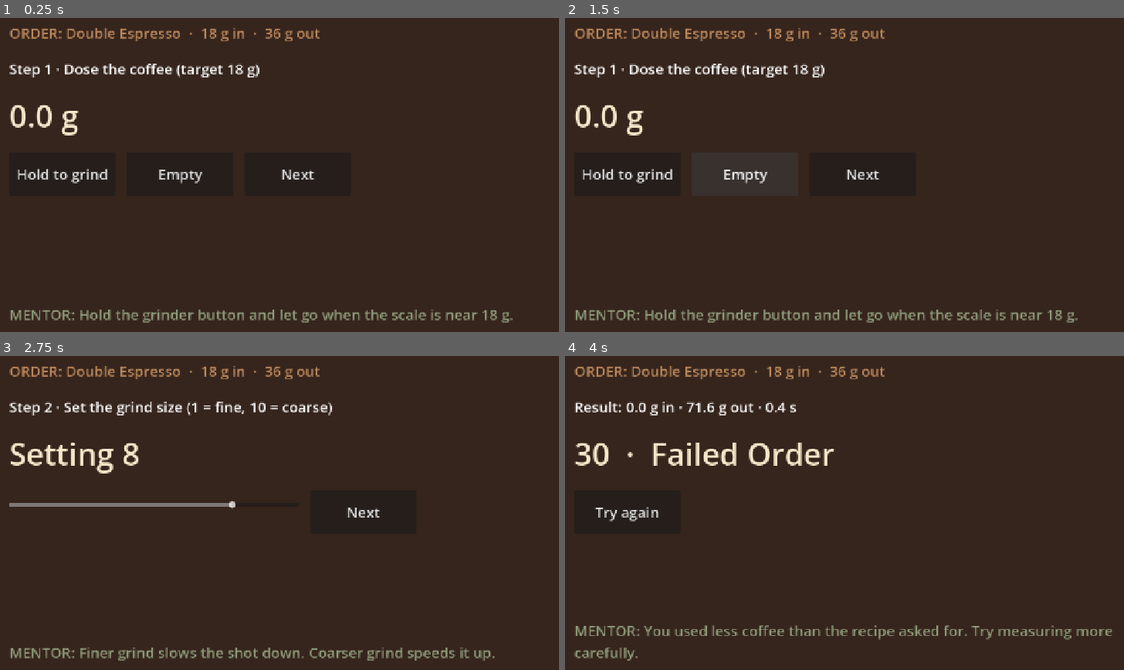
Above: before the commit, frames 1-4 (two rows, left to right).
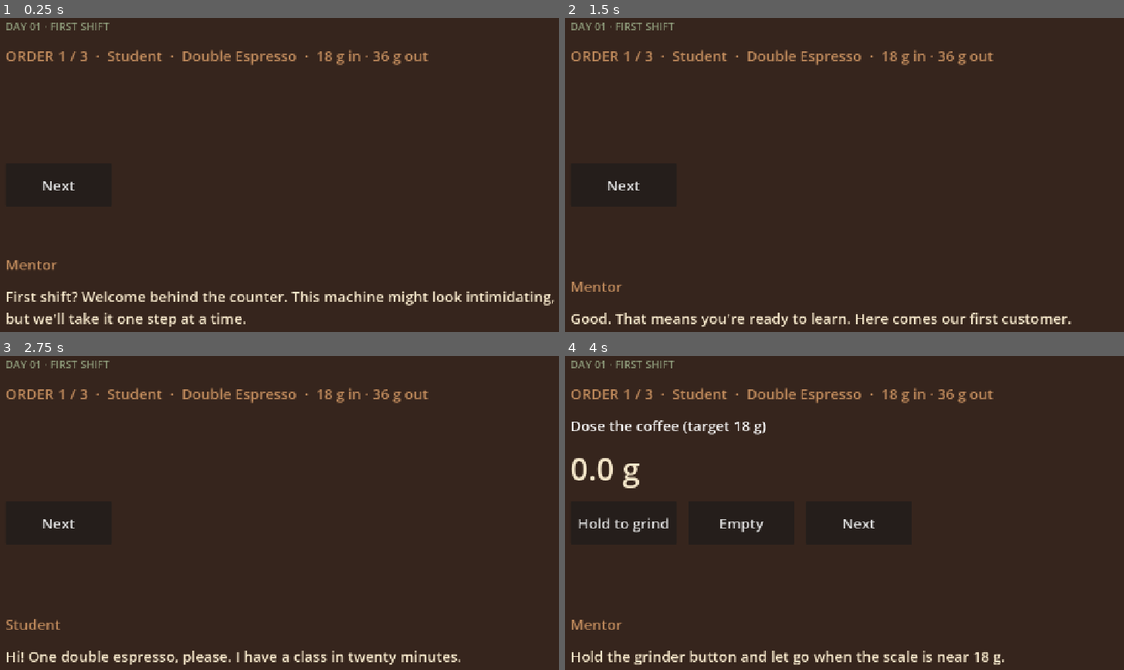
Above: after the commit, the same moments.

Repository: AkramSyahmi/Brewtopia
Game: Godot game, scene res://scenes/cafe/cafe_shift.tscn
Same seed, same stepped clock (60 frames per second), same inputs: the game is played once before the commit and once after it. Before the commit the project starts from res://scenes/brewing/espresso_slice.tscn.
Inputs (mouse positions are in pixels of both pictures, inside the frame that each line leads up to):
- Up to frame 1 (0.25 s): no input
- Up to frame 2 (1.5 s): click (626, 175) at 0.5 s, where only the run before the commit has a clickable "Hold to grind"; click "Empty" (after the commit: "Next") at 1.25 s
- Up to frame 3 (2.75 s): click "Next" at 2 s
- Up to frame 4 (4 s): click "Next" at 2.75 s; click "Start" (after the commit: "Next") at 3.5 s

The runs differ from the first frame. In frame 1, 7.4% of the frame differs, in the area x 1-100%, y 1-99%; in frame 2, 6.3%; in frame 3, 6.8%; in frame 4, 8.1%, in the area x 1-98%, y 1-99%.

Commit message:
Add Chapter 1 three-order shift with mentor dialogue and summary
- Shift data (cast, orders, assist levels, kaw preference, reactions) in JSON
- Cafe shift scene replaces the single espresso slice as main scene
- ShiftRewards for wage, tips and XP; self-check extended

Diff:
--- /dev/null
+++ b/data/orders/ch1_first_shift.json
@@ -0,0 +1,56 @@
+{
+  "shift_id": "ch1_first_shift",
+  "title": "DAY 01 · FIRST SHIFT",
+  "wage_rm": 40,
+  "cast": {
+    "PLAYER": "You",
+    "MENTOR": "Mentor",
+    "STUDENT_REGULAR": "Student",
+    "CUSTOMER": "Customer",
+    "COFFEE_ENTHUSIAST": "Coffee Lover"
+  },
+  "orders": [
+    {
+      "customer": "STUDENT_REGULAR",
+      "recipe": "double_espresso_training",
+      "assist": "full",
+      "intro": [
+        ["MENTOR", "First shift? Welcome behind the counter. This machine might look intimidating, but we'll take it one step at a time."],
+        ["PLAYER", "I know how to drink coffee. Making it is a different story."],
+        ["MENTOR", "Good. That means you're ready to learn. Here comes our first customer."],
+        ["STUDENT_REGULAR", "Hi! One double espresso, please. I have a class in twenty minutes."],
+        ["MENTOR", "Weigh the coffee first, then we'll check the grinder. Someone left it on a coarse setting."]
+      ]
+    },
+    {
+      "customer": "CUSTOMER",
+      "recipe": "double_espresso_training",
+      "assist": "hints",
+      "intro": [
+        ["CUSTOMER", "Morning. Double espresso, thanks."],
+        ["MENTOR", "Your turn to lead. Tap Hint if you get stuck."]
+      ]
+    },
+    {
+      "customer": "COFFEE_ENTHUSIAST",
+      "recipe": "double_espresso_training",
+      "assist": "none",
+      "recipe_overrides": {
+        "display_name": "Double Espresso (kaw)",
+        "target_yield_g": 30,
+        "extraction_time_min_s": 20,
+        "extraction_time_max_s": 25
+      },
+      "intro": [
+        ["COFFEE_ENTHUSIAST", "Double espresso, but make it kaw. Stronger, shorter shot."],
+        ["MENTOR", "Kaw means a stronger cup. Same dose, but stop the shot earlier, around 30 g. You've got this."]
+      ]
+    }
+  ],
+  "reactions": {
+    "Perfect Brew": "Wow. This is exactly how I like it!",
+    "Great Cup": "Really nice. Thank you!",
+    "Good Effort": "Not bad. Thanks.",
+    "Needs Practice": "Hmm... it's okay, I guess."
+  }
+}
--- a/project.godot
+++ b/project.godot
@@ -9,7 +9,7 @@
 config_version=5
 
 [application]
-run/main_scene="res://scenes/brewing/espresso_slice.tscn"
+run/main_scene="res://scenes/cafe/cafe_shift.tscn"
 
 config/name="UXHMAC 2026"
 config/features=PackedStringArray("4.7", "Mobile")
--- a/scenes/brewing/espresso_slice.tscn
+++ b/scenes/cafe/cafe_shift.tscn
@@ -1,8 +1,8 @@
 [gd_scene load_steps=2 format=3]
 
-[ext_resource type="Script" path="res://scripts/brewing/espresso_slice.gd" id="1"]
+[ext_resource type="Script" path="res://scripts/cafe/cafe_shift.gd" id="1"]
 
-[node name="EspressoSlice" type="Control"]
+[node name="CafeShift" type="Control"]
 layout_mode = 3
 anchors_preset = 15
 anchor_right = 1.0
--- a/scripts/brewing/espresso_slice.gd
+++ /dev/null
@@ -1,161 +0,0 @@
-extends Control
-## Espresso vertical slice: dose -> grind -> extract -> evaluate.
-## Placeholder visuals; UI is built in code until pixel art arrives.
-
-const RECIPE_PATH := "res://data/recipes/double_espresso_training.json"
-## Tuning knobs: editable in the Inspector when EspressoSlice is selected.
-@export var DISPENSE_G_PER_S := 4.0  # grams of coffee per second while holding "Hold to grind"
-@export var SIM_SPEED := 2.0  # simulated seconds per real second (playtest: 3x felt too fast)
-const MAX_YIELD_G := 70.0
-const START_GRIND := 8  # left coarse by the previous barista, so the player has to adjust
-
-enum Step { DOSE, GRIND, EXTRACT, RESULT }
-
-var recipe: Dictionary
-var dose_g := 0.0
-var grind := START_GRIND
-var yield_g := 0.0
-var sim_time := 0.0
-var flow := 0.0
-var dispensing := false
-var extracting := false
-
-var title: Label
-var readout: Label
-var tip: Label
-var controls: HBoxContainer
-
-
-func _ready() -> void:
-	recipe = EspressoModel.load_recipe(RECIPE_PATH)
-	theme = Theme.new()
-	theme.default_font_size = 30
-
-	var bg := ColorRect.new()
-	bg.color = Color("#36251D")
-	bg.set_anchors_preset(PRESET_FULL_RECT)
-	add_child(bg)
-
-	var margin := MarginContainer.new()
-	margin.set_anchors_preset(PRESET_FULL_RECT)
-	for side in ["left", "right", "top", "bottom"]:
-		margin.add_theme_constant_override("margin_" + side, 48)
-	add_child(margin)
-
-	var col := VBoxContainer.new()
-	col.add_theme_constant_override("separation", 32)
-	margin.add_child(col)
-
-	var order := Label.new()
-	order.text = "ORDER: %s  ·  %d g in  ·  %d g out" % [recipe.display_name, recipe.dose_g, recipe.target_yield_g]
-	order.add_theme_color_override("font_color", Color("#BE895B"))
-	col.add_child(order)
-
-	title = Label.new()
-	col.add_child(title)
-
-	readout = Label.new()
-	readout.add_theme_font_size_override("font_size", 64)
-	readout.add_theme_color_override("font_color", Color("#F5E7CA"))
-	col.add_child(readout)
-
-	controls = HBoxContainer.new()
-	controls.add_theme_constant_override("separation", 24)
-	col.add_child(controls)
-
-	var spacer := Control.new()
-	spacer.size_flags_vertical = SIZE_EXPAND_FILL
-	col.add_child(spacer)
-
-	tip = Label.new()
-	tip.autowrap_mode = TextServer.AUTOWRAP_WORD
-	tip.add_theme_color_override("font_color", Color("#8F9C7B"))
-	col.add_child(tip)
-
-	show_step(Step.DOSE)
-
-
-func _process(delta: float) -> void:
-	if dispensing:
-		dose_g += DISPENSE_G_PER_S * delta
-		readout.text = "%.1f g" % dose_g
-	if extracting:
-		sim_time += delta * SIM_SPEED
-		yield_g = flow * sim_time
-		readout.text = "%.1f g   ·   %.1f s (simulated)" % [yield_g, sim_time]
-		if yield_g >= MAX_YIELD_G:
-			stop_extraction()
-
-
-func show_step(step: Step) -> void:
-	for c in controls.get_children():
-		c.queue_free()
-
-	match step:
-		Step.DOSE:
-			title.text = "Step 1 · Dose the coffee (target %d g)" % recipe.dose_g
-			readout.text = "%.1f g" % dose_g
-			tip.text = "MENTOR: Hold the grinder button and let go when the scale is near %d g." % recipe.dose_g
-			var hold := add_button("Hold to grind")
-			hold.button_down.connect(func(): dispensing = true)
-			hold.button_up.connect(func(): dispensing = false)
-			add_button("Empty").pressed.connect(func():
-				dose_g = 0.0
-				readout.text = "0.0 g")
-			add_button("Next").pressed.connect(func(): show_step(Step.GRIND))
-
-		Step.GRIND:
-			title.text = "Step 2 · Set the grind size (1 = fine, 10 = coarse)"
-			readout.text = "Setting %d" % grind
-			tip.text = "MENTOR: Finer grind slows the shot down. Coarser grind speeds it up."
-			var slider := HSlider.new()
-			slider.min_value = 1
-			slider.max_value = 10
-			slider.step = 1
-			slider.value = grind
-			slider.custom_minimum_size = Vector2(600, 60)
-			slider.value_changed.connect(func(v):
-				grind = int(v)
-				readout.text = "Setting %d" % grind)
-			controls.add_child(slider)
-			add_button("Next").pressed.connect(func(): show_step(Step.EXTRACT))
-
-		Step.EXTRACT:
-			title.text = "Step 3 · Pull the shot (target %d g in %d–%d s)" % [
-				recipe.target_yield_g, recipe.extraction_time_min_s, recipe.extraction_time_max_s]
-			yield_g = 0.0
-			sim_time = 0.0
-			readout.text = "0.0 g   ·   0.0 s (simulated)"
-			tip.text = "MENTOR: Watch the scale. Stop when the cup reaches about %d g." % recipe.target_yield_g
-			var btn := add_button("Start")
-			btn.pressed.connect(func():
-				if extracting:
-					stop_extraction()
-				else:
-					flow = EspressoModel.flow_rate(recipe, dose_g, grind)
-					extracting = true
-					btn.text = "Stop")
-
-		Step.RESULT:
-			var r := EspressoModel.evaluate(recipe, dose_g, grind, yield_g)
-			# Accuracy and service are fixed until orders and timers exist.
-			var score := EspressoModel.order_score(r.quality, 100, 100)
-			title.text = "Result: %.1f g in · %.1f g out · %.1f s" % [dose_g, yield_g, sim_time]
-			readout.text = "%d  ·  %s" % [score, EspressoModel.grade(score)]
-			tip.text = "MENTOR: " + r.tip
-			add_button("Try again").pressed.connect(func():
-				dose_g = 0.0
-				show_step(Step.DOSE))
-
-
-func stop_extraction() -> void:
-	extracting = false
-	show_step(Step.RESULT)
-
-
-func add_button(text: String) -> Button:
-	var b := Button.new()
-	b.text = text
-	b.custom_minimum_size = Vector2(220, 90)
-	controls.add_child(b)
-	return b
--- /dev/null
+++ b/scripts/cafe/cafe_shift.gd
@@ -0,0 +1,270 @@
+extends Control
+## Chapter 1 first shift: three scripted orders (GDD 12.2).
+## Per order: dialogue -> dose -> grind -> extract -> result -> customer reaction.
+## Placeholder visuals; UI is built in code until pixel art arrives.
+
+const SHIFT_PATH := "res://data/orders/ch1_first_shift.json"
+const RECIPE_PATH := "res://data/recipes/%s.json"
+const MAX_YIELD_G := 70.0
+const START_GRIND := 8  # left coarse by the previous barista, so the player has to adjust
+
+## Tuning knobs: editable in the Inspector when CafeShift is selected.
+@export var DISPENSE_G_PER_S := 4.0  # grams of coffee per second while holding "Hold to grind"
+@export var SIM_SPEED := 2.0  # simulated seconds per real second (playtest: 3x felt too fast)
+
+enum Step { DIALOGUE, DOSE, GRIND, EXTRACT, RESULT, SUMMARY }
+
+var shift: Dictionary
+var order_index := 0
+var recipe: Dictionary  # current order's recipe with its overrides applied
+var scores: Array[int] = []
+
+var lines: Array = []
+var line_index := 0
+var after_dialogue: Callable
+
+var dose_g := 0.0
+var grind := START_GRIND  # carries over between orders, like a real grinder
+var yield_g := 0.0
+var sim_time := 0.0
+var flow := 0.0
+var dispensing := false
+var extracting := false
+
+var header: Label
+var order_label: Label
+var title: Label
+var readout: Label
+var controls: HBoxContainer
+var speaker: Label
+var tip: Label
+
+
+func _ready() -> void:
+	shift = EspressoModel.load_recipe(SHIFT_PATH)  # same JSON loader
+	build_ui()
+	start_order(0)
+
+
+func _process(delta: float) -> void:
+	if dispensing:
+		dose_g += DISPENSE_G_PER_S * delta
+		readout.text = "%.1f g" % dose_g
+	if extracting:
+		sim_time += delta * SIM_SPEED
+		yield_g = flow * sim_time
+		readout.text = "%.1f g   ·   %.1f s (simulated)" % [yield_g, sim_time]
+		if yield_g >= MAX_YIELD_G:
+			stop_extraction()
+
+
+func current_order() -> Dictionary:
+	return shift.orders[order_index]
+
+
+func start_order(i: int) -> void:
+	order_index = i
+	recipe = EspressoModel.load_recipe(RECIPE_PATH % current_order().recipe)
+	recipe.merge(current_order().get("recipe_overrides", {}), true)
+	dose_g = 0.0
+	order_label.text = "ORDER %d / %d  ·  %s  ·  %s  ·  %d g in · %d g out" % [
+		i + 1, shift.orders.size(), shift.cast[current_order().customer],
+		recipe.display_name, recipe.dose_g, recipe.target_yield_g]
+	say(current_order().intro, func(): show_step(Step.DOSE))
+
+
+## Plays dialogue lines ([role, text] pairs) one tap at a time, then calls `then`.
+func say(new_lines: Array, then: Callable) -> void:
+	lines = new_lines
+	line_index = 0
+	after_dialogue = then
+	show_step(Step.DIALOGUE)
+
+
+## Mentor guidance depends on the order's assist level: full, hints (on request) or none.
+func mentor(text: String) -> void:
+	speaker.text = ""
+	tip.text = ""
+	match current_order().assist:
+		"full":
+			speaker.text = shift.cast.MENTOR
+			tip.text = text
+		"hints":
+			add_button("Hint").pressed.connect(func():
+				speaker.text = shift.cast.MENTOR
+				tip.text = text)
+
+
+func show_step(step: Step) -> void:
+	for c in controls.get_children():
+		c.queue_free()
+
+	match step:
+		Step.DIALOGUE:
+			var line: Array = lines[line_index]
+			title.text = ""
+			readout.text = ""
+			speaker.text = shift.cast[line[0]]
+			tip.text = line[1]
+			add_button("Next").pressed.connect(func():
+				line_index += 1
+				if line_index < lines.size():
+					show_step(Step.DIALOGUE)
+				else:
+					after_dialogue.call())
+
+		Step.DOSE:
+			title.text = "Dose the coffee (target %d g)" % recipe.dose_g
+			readout.text = "%.1f g" % dose_g
+			var hold := add_button("Hold to grind")
+			hold.button_down.connect(func(): dispensing = true)
+			hold.button_up.connect(func(): dispensing = false)
+			add_button("Empty").pressed.connect(func():
+				dose_g = 0.0
+				readout.text = "0.0 g")
+			add_button("Next").pressed.connect(func(): show_step(Step.GRIND))
+			mentor("Hold the grinder button and let go when the scale is near %d g." % recipe.dose_g)
+
+		Step.GRIND:
+			title.text = "Set the grind size (1 = fine, 10 = coarse)"
+			readout.text = "Setting %d" % grind
+			var slider := HSlider.new()
+			slider.min_value = 1
+			slider.max_value = 10
+			slider.step = 1
+			slider.value = grind
+			slider.custom_minimum_size = Vector2(600, 60)
+			slider.value_changed.connect(func(v):
+				grind = int(v)
+				readout.text = "Setting %d" % grind)
+			controls.add_child(slider)
+			add_button("Next").pressed.connect(func(): show_step(Step.EXTRACT))
+			mentor("Finer grind slows the shot down. Coarser grind speeds it up.")
+
+		Step.EXTRACT:
+			title.text = "Pull the shot (target %d g in %d–%d s)" % [
+				recipe.target_yield_g, recipe.extraction_time_min_s, recipe.extraction_time_max_s]
+			yield_g = 0.0
+			sim_time = 0.0
+			readout.text = "0.0 g   ·   0.0 s (simulated)"
+			var btn := add_button("Start")
+			btn.pressed.connect(func():
+				if extracting:
+					stop_extraction()
+				else:
+					flow = EspressoModel.flow_rate(recipe, dose_g, grind)
+					extracting = true
+					btn.text = "Stop")
+			mentor("Watch the scale. Stop when the cup reaches about %d g." % recipe.target_yield_g)
+
+		Step.RESULT:
+			var r := EspressoModel.evaluate(recipe, dose_g, grind, yield_g)
+			# Accuracy and service are fixed until order variety and timers exist.
+			var score := EspressoModel.order_score(r.quality, 100, 100)
+			var grade := EspressoModel.grade(score)
+			title.text = "Result: %.1f g in · %.1f g out · %.1f s" % [dose_g, yield_g, sim_time]
+			readout.text = "%d  ·  %s" % [score, grade]
+			# Diagnosis always shows, whatever the assist level: it is the core lesson.
+			speaker.text = shift.cast.MENTOR
+			tip.text = r.tip
+			if grade == "Failed Order":
+				add_button("Remake").pressed.connect(remake)
+			else:
+				add_button("Serve").pressed.connect(func():
+					scores.append(score)
+					var who: String = current_order().customer
+					say([[who, shift.reactions[grade]]], next_order))
+				add_button("Remake").pressed.connect(remake)
+
+		Step.SUMMARY:
+			var s := ShiftRewards.summary(scores, shift.wage_rm)
+			title.text = "Shift complete!"
+			readout.text = "Average score %d" % s.average
+			speaker.text = ""
+			tip.text = "Orders served: %d    Wage: RM%d    Tips: RM%d    XP: +%d\nJunior Barista progress unlocked." % [
+				s.orders, s.wage_rm, s.tips_rm, s.xp]
+			order_label.text = shift.title
+			add_button("Play again").pressed.connect(func():
+				scores.clear()
+				grind = START_GRIND
+				start_order(0))
+
+
+func remake() -> void:
+	dose_g = 0.0
+	show_step(Step.DOSE)
+
+
+func next_order() -> void:
+	if order_index + 1 < shift.orders.size():
+		start_order(order_index + 1)
+	else:
+		show_step(Step.SUMMARY)
+
+
+func stop_extraction() -> void:
+	extracting = false
+	show_step(Step.RESULT)
+
+
+func add_button(text: String) -> Button:
+	var b := Button.new()
+	b.text = text
+	b.custom_minimum_size = Vector2(220, 90)
+	controls.add_child(b)
+	return b
+
+
+func build_ui() -> void:
+	theme = Theme.new()
+	theme.default_font_size = 30
+
+	var bg := ColorRect.new()
+	bg.color = Color("#36251D")
+	bg.set_anchors_preset(PRESET_FULL_RECT)
+	add_child(bg)
+
+	var margin := MarginContainer.new()
+	margin.set_anchors_preset(PRESET_FULL_RECT)
+	for side in ["left", "right", "top", "bottom"]:
+		margin.add_theme_constant_override("margin_" + side, 40)
+	add_child(margin)
+
+	var col := VBoxContainer.new()
+	col.add_theme_constant_override("separation", 24)
+	margin.add_child(col)
+
+	header = Label.new()
+	header.text = shift.title
+	header.add_theme_font_size_override("font_size", 22)
+	header.add_theme_color_override("font_color", Color("#8F9C7B"))
+	col.add_child(header)
+
+	order_label = Label.new()
+	order_label.add_theme_color_override("font_color", Color("#BE895B"))
+	col.add_child(order_label)
+
+	title = Label.new()
+	col.add_child(title)
+
+	readout = Label.new()
+	readout.add_theme_font_size_override("font_size", 64)
+	readout.add_theme_color_override("font_color", Color("#F5E7CA"))
+	col.add_child(readout)
+
+	controls = HBoxContainer.new()
+	controls.add_theme_constant_override("separation", 24)
+	col.add_child(controls)
+
+	var spacer := Control.new()
+	spacer.size_flags_vertical = SIZE_EXPAND_FILL
+	col.add_child(spacer)
+
+	speaker = Label.new()
+	speaker.add_theme_color_override("font_color", Color("#BE895B"))
+	col.add_child(speaker)
+
+	tip = Label.new()
+	tip.autowrap_mode = TextServer.AUTOWRAP_WORD
+	tip.add_theme_color_override("font_color", Color("#F5E7CA"))
+	col.add_child(tip)
--- /dev/null
+++ b/scripts/economy/shift_rewards.gd
@@ -0,0 +1,25 @@
+class_name ShiftRewards
+extends RefCounted
+## Illustrative game-balance wages, tips and XP (GDD 7.5). Not real-world figures.
+
+
+static func tip_rm(score: int) -> int:
+	if score >= 90: return 5
+	if score >= 75: return 3
+	if score >= 60: return 1
+	return 0
+
+
+static func summary(scores: Array, wage_rm: int) -> Dictionary:
+	var tips := 0
+	var total := 0
+	for s in scores:
+		tips += tip_rm(s)
+		total += s
+	return {
+		"orders": scores.size(),
+		"average": roundi(float(total) / maxi(scores.size(), 1)),
+		"wage_rm": wage_rm,
+		"tips_rm": tips,
+		"xp": int(total / 10.0),
+	}
--- a/tests/test_espresso_model.gd
+++ b/tests/test_espresso_model.gd
@@ -2,6 +2,7 @@
 ## Run: Godot_console.exe --headless --path . --script res://tests/test_espresso_model.gd
 
 const Model = preload("res://scripts/brewing/espresso_model.gd")
+const Rewards = preload("res://scripts/economy/shift_rewards.gd")
 
 var failures := 0
 
@@ -30,5 +31,23 @@
 	check(Model.evaluate(r, 17.4, 6, 35).quality == Model.evaluate(r, 17.4, 6, 35).quality, "deterministic")
 	check(Model.order_score(80, 100, 70) == 83, "GDD 7.1 example = 83")
 
+	# Order 3 "kaw" override: shorter 30 g shot with matching time window.
+	var kaw := r.duplicate()
+	kaw.merge({"target_yield_g": 30, "extraction_time_min_s": 20, "extraction_time_max_s": 25}, true)
+	check(Model.evaluate(kaw, 18, 5, 30).grade == "Perfect Brew", "kaw shot at 30 g is perfect")
+	check(Model.evaluate(kaw, 18, 5, 36).tip.contains("too long"), "kaw shot at 36 g ran too long")
+
+	var s := Rewards.summary([95, 80, 50], 40)
+	check(s.tips_rm == 8 and s.average == 75 and s.xp == 22 and s.wage_rm == 40, "shift summary %s" % s)
+
+	var shift := Model.load_recipe("res://data/orders/ch1_first_shift.json")
+	check(shift.orders.size() == 3, "shift has 3 orders")
+	for o in shift.orders:
+		check(shift.cast.has(o.customer), "cast has " + o.customer)
+		for line in o.intro:
+			check(shift.cast.has(line[0]), "cast has speaker " + line[0])
+	for g in ["Perfect Brew", "Great Cup", "Good Effort", "Needs Practice"]:
+		check(shift.reactions.has(g), "reaction for " + g)
+
 	print("PASS" if failures == 0 else "%d FAILED" % failures)
 	quit(failures)
Not shown, removed: scripts/brewing/espresso_slice.gd.uid
Not shown, added: scripts/cafe/cafe_shift.gd.uid
Not shown, added: scripts/economy/shift_rewards.gd.uid
